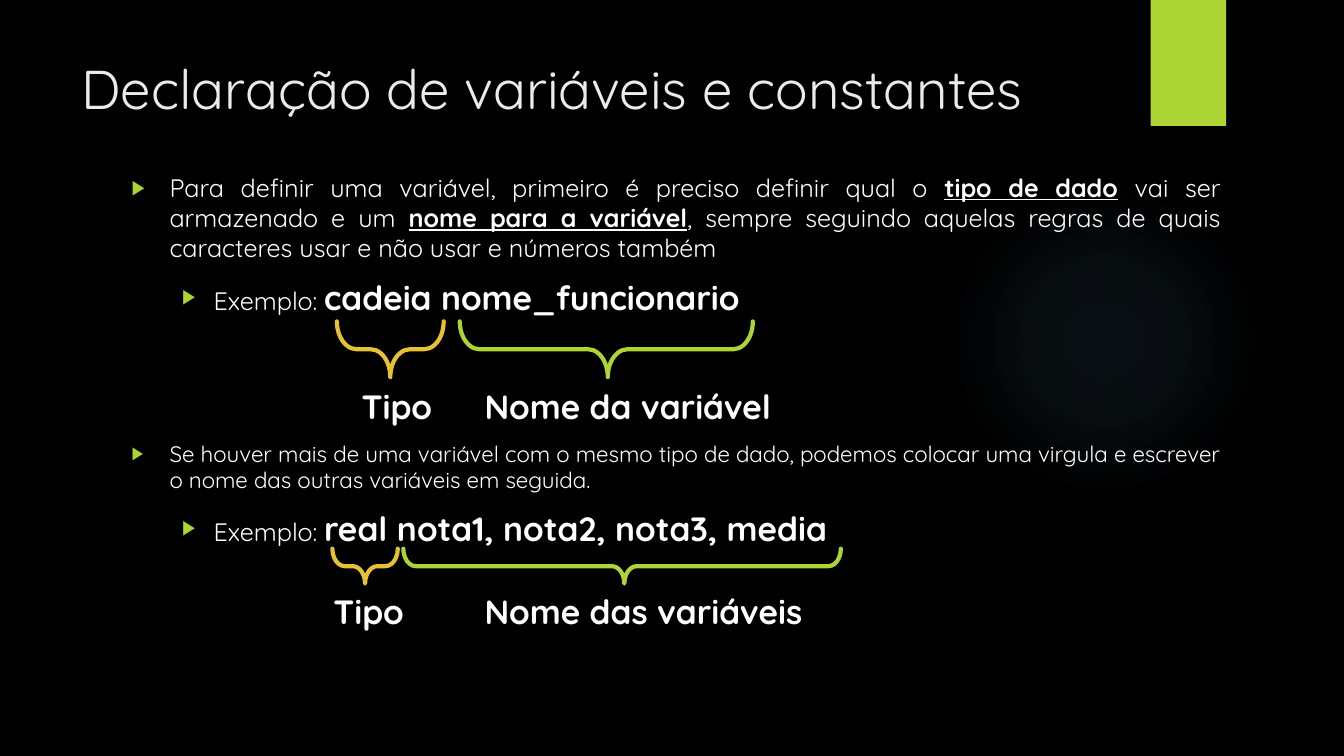
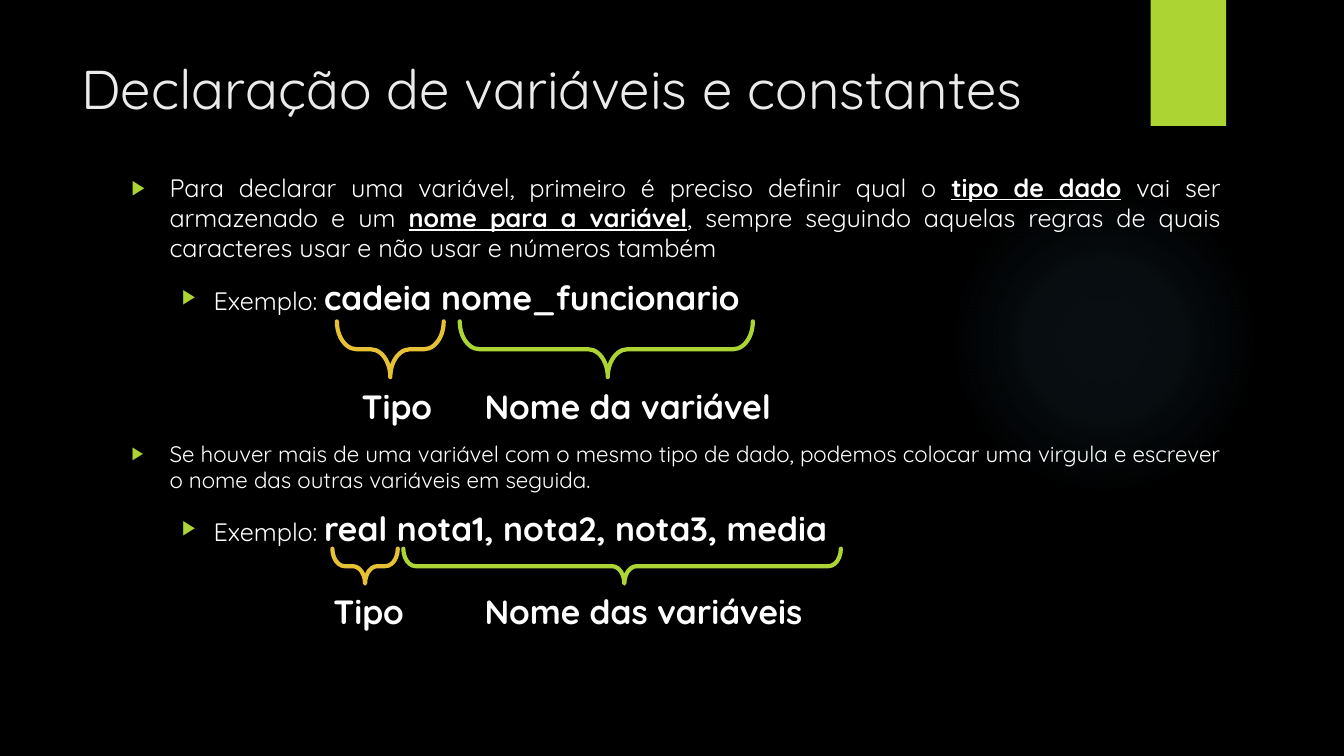
Before and after one commit to Milton-Luis/circuitos, a slide deck: slide 10 of Portugol/Revisão para prova - Portugol.pptx. Drawn at 1344x756 pixels with LibreOffice and Linux fonts; fonts in the diff are those of the drawing; background and template pictures are left out. Boxes give left, top, right and bottom in pixels: in the first picture for what was removed or moved away, otherwise in the second. Text is boxed around its words. In the diff, an @@ line names an element or a change of style, - is before the commit and + after.

Commit message:
Revisão para a avaliação

```diff
--- a/Portugol/Revisão para prova - Portugol.pptx
+++ b/Portugol/Revisão para prova - Portugol.pptx
@@ text at [170, 178, 1221, 258]: text changed @@
-▶ Para definir uma variável, primeiro é preciso definir qual o tipo de dado vai ser armazenado e um nome para a variável, sempre seguindo aquelas regras de quais caracteres usar e não usar e números também
+▶ Para declarar uma variável, primeiro é preciso definir qual o tipo de dado vai ser armazenado e um nome para a variável, sempre seguindo aquelas regras de quais caracteres usar e não usar e números também
```
